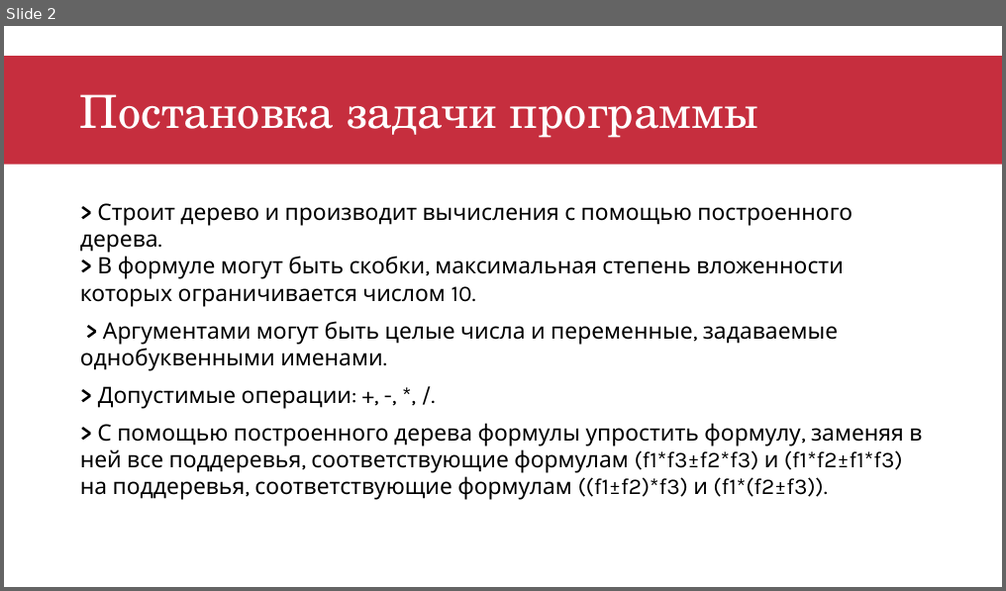
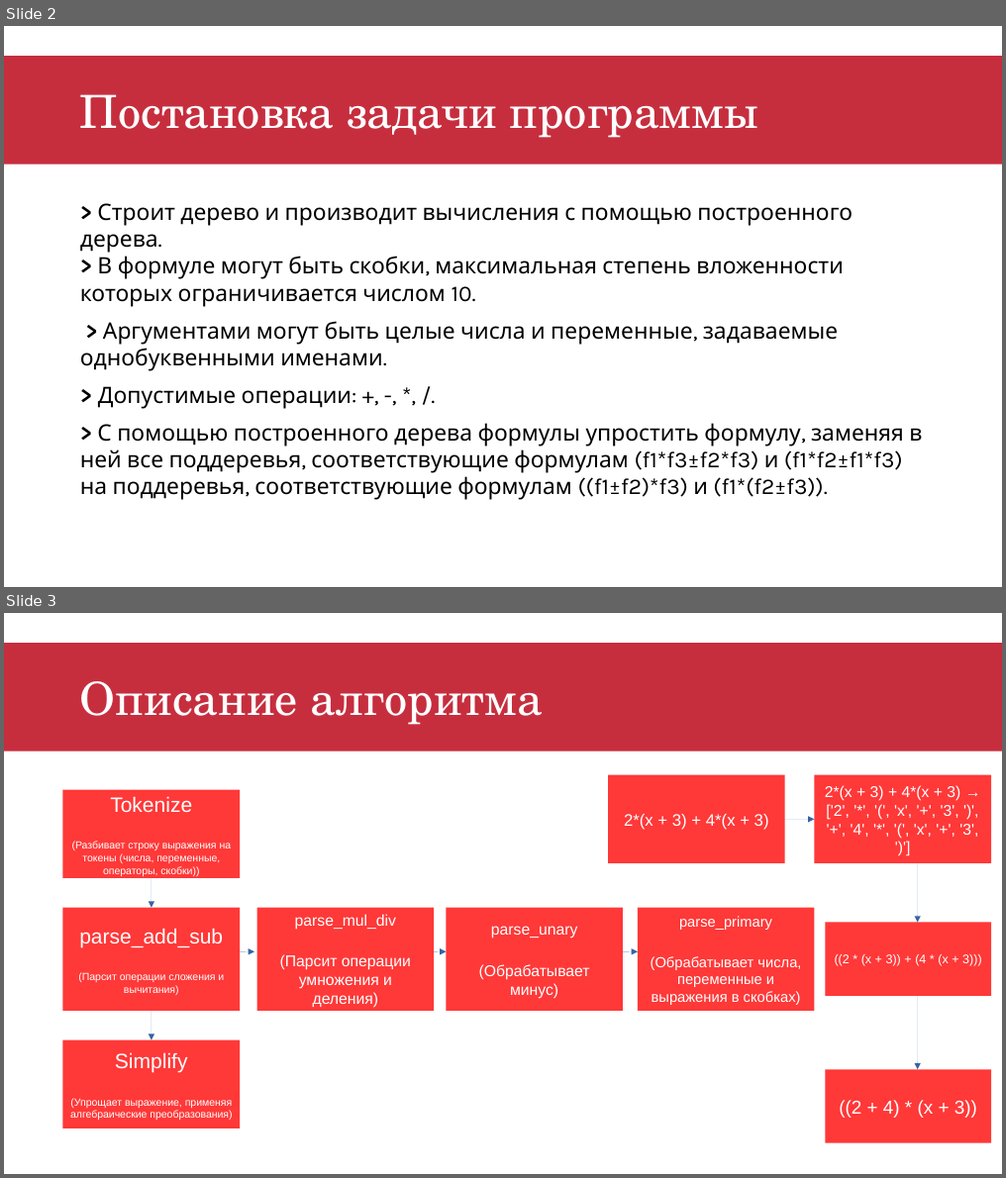
Before and after one commit to SamuelRodriguesMGR/Expression-Factorizer, a slide deck: ПГНИУ_Презентация 16.9.odp. Shown one above the other, each under a label of ours: slide 2 before the commit, slides 2 and 3 after it. The pictures are 1006x591 and 1006x1178 pixels, drawn with LibreOffice and Linux fonts; fonts in the diff are those of the drawing. Boxes give left, top, right and bottom in pixels: in the first picture for what was removed or moved away, otherwise in the second. Text is boxed around its words. In the diff, an @@ line names an element or a change of style, - is before the commit and + after.

```diff
--- a/ПГНИУ_Презентация 16.9.odp
+++ b/ПГНИУ_Презентация 16.9.odp
@@ slide 3 added at (4, 613, 1002, 1174), background #FFFFFF; not listed: 1 template element that a slide beside it also shows @@
@@ title added at (80, 681, 543, 725), 44 pt, text #FFFFFF @@
+Описание алгоритма
@@ rectangle added at (63, 789, 240, 878), fill #FF3838, 10 pt, text #FFFFFF @@
+Tokenize
+(Разбивает строку выражения на токены (числа, переменные, операторы, скобки))
@@ rectangle added at (608, 775, 785, 863), fill #FF3838, 16 pt, text #FFFFFF @@
+2*(x + 3) + 4*(x + 3)
@@ rectangle added at (815, 775, 991, 863), fill #FF3838, 15 pt, text #FFFFFF @@
+2*(x + 3) + 4*(x + 3) → ['2', '*', '(', 'x', '+', '3', ')', '+', '4', '*', '(', 'x', '+', '3', ')']
@@ arrow added from (785, 820) to (815, 820), #3465A4 0 pt @@
@@ arrow added from (152, 878) to (152, 908), #3465A4 0 pt @@
@@ arrow added from (918, 863) to (918, 922), #3465A4 0 pt @@
@@ rectangle added at (63, 908, 240, 1011), fill #FF3838, 10 pt, text #FFFFFF @@
+parse_add_sub
+(Парсит операции сложения и вычитания)
@@ rectangle added at (257, 908, 434, 1011), fill #FF3838, 15 pt, text #FFFFFF @@
+parse_mul_div
+(Парсит операции умножения и деления)
@@ rectangle added at (447, 908, 623, 1011), fill #FF3838, 15 pt, text #FFFFFF @@
+parse_unary
+(Обрабатывает минус)
@@ rectangle added at (638, 908, 814, 1011), fill #FF3838, 14 pt, text #FFFFFF @@
+parse_primary
+(Обрабатывает числа, переменные и выражения в скобках)
@@ rectangle added at (826, 922, 991, 995), fill #FF3838, 12 pt, text #FFFFFF @@
+((2 * (x + 3)) + (4 * (x + 3)))
@@ arrow added from (240, 953) to (254, 953), #3465A4 0 pt @@
@@ arrow added from (433, 953) to (447, 953), #3465A4 0 pt @@
@@ arrow added from (623, 953) to (638, 953), #3465A4 0 pt @@
@@ arrow added from (918, 996) to (918, 1069), #3465A4 0 pt @@
@@ arrow added from (152, 1011) to (152, 1041), #3465A4 0 pt @@
@@ rectangle added at (63, 1041, 240, 1129), fill #FF3838, 10 pt, text #FFFFFF @@
+Simplify
+(Упрощает выражение, применяя алгебраические преобразования)
@@ rectangle added at (826, 1069, 991, 1143), fill #FF3838, 18 pt, text #FFFFFF @@
+((2 + 4) * (x + 3))
```
Also in this commit, not shown: 1 other slide added, 1 slide removed, 2 other files.
